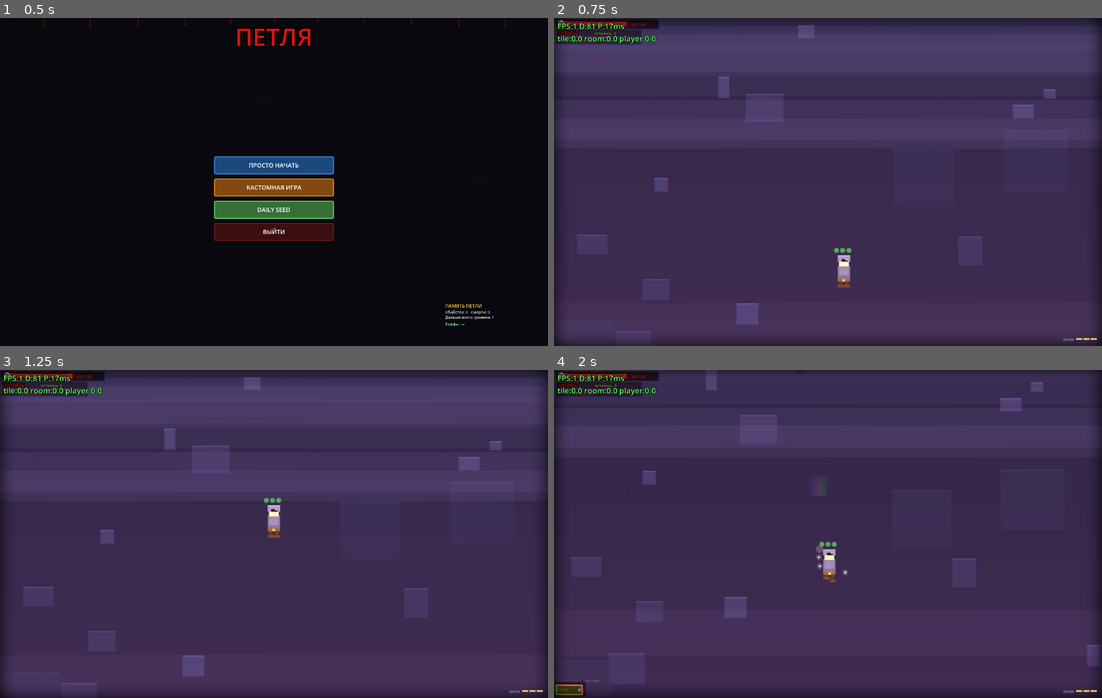
Above: before the commit, frames 1-4 (two rows, left to right).
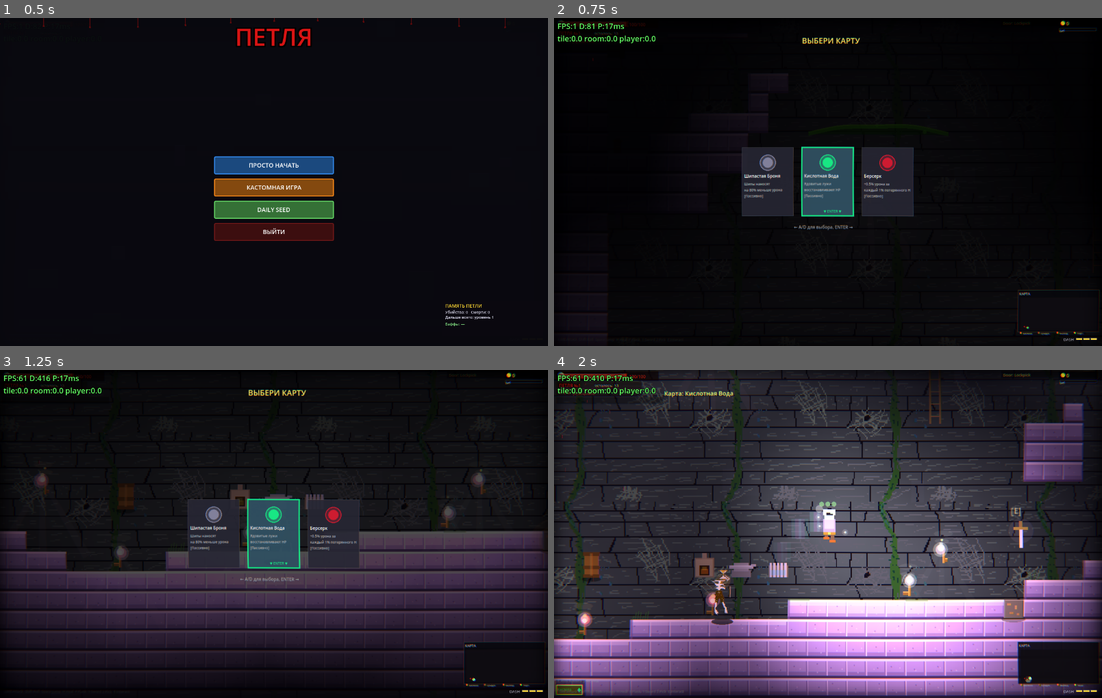
Above: after the commit, the same moments.

Repository: volcraft44/petlya-game
Game: Godot game, scene res://scenes/main.tscn
The game is run twice, just before and just after one commit, with the same random seed, the same clock (stepped at 60 frames per second) and the same inputs.
Inputs (mouse positions are in pixels of both pictures, inside the frame that each line leads up to):
- Up to frame 1 (0.5 s): no input
- Up to frame 2 (0.75 s): click "ПРОСТО НАЧАТЬ" at 0.5 s
- Up to frame 3 (1.25 s): no input
- Up to frame 4 (2 s): tap Enter (ui_accept) at 1.25 s; move the mouse to (948, 517) at 1.27 s; hold D (move_right) from 1.28 s (still down); tap E (interact) at 1.35 s; click (948, 517) at 1.42 s; tap Space (jump) at 1.52, 1.82 s

Frame 1 is identical in both runs. In frame 2, 99% of the frame differs, in the area x 0-100%, y 0-100%; in frame 3, 83%; in frame 4, 82%.
Error before the commit: Parse Error: Cannot infer the type of "gc" variable because the value doesn't have a set type. (res://scripts/room.gd:2386)

Commit message:
Fix room.gd parse errors (fell into void); robust player spawn
The previous build shipped room.gd with type-inference parse errors that a
stale .gdc cache had hidden during checks. room.gd failed to load at runtime,
so no floor/room was built and the player fell into the void on spawn.

- Type the Variant values from dict.get / pp.* and the untyped-array loop var
  as float/int so room.gd compiles (acid puddle + _find_clear_floor).
- Add room.get_player_spawn(): snaps the player to a guaranteed solid floor
  cell with headroom, searching neighbouring columns, used at level start and
  by the fall-through safety teleport — so a bad start column can't drop you.

Co-Authored-By: Claude Opus 4.8 <noreply@anthropic.com>

Diff:
--- a/scripts/main.gd
+++ b/scripts/main.gd
@@ -710,11 +710,12 @@
 			start_cave = cave
 			break
 	if start_cave:
-		player.position = Vector2(start_cave.x, start_cave.floor_y - 10)
+		# Снапим к гарантированно твёрдому полу, чтобы не провалиться в пустоту.
+		player.position = current_room.get_player_spawn()
 		print("START: player at ", player.position, " floor_y=", start_cave.floor_y)
 	else:
-		player.position = Vector2(100, current_room.floor_y - 10)
-		print("NO START CAVE! floor_y=", current_room.floor_y, " caves=", current_room.caves.size())
+		player.position = current_room.get_player_spawn()
+		print("NO START CAVE! using safe spawn ", player.position)
 	player.velocity = Vector2.ZERO
 	# Snap camera to player immediately (no smoothing delay)
 	camera.global_position = player.position
@@ -1376,18 +1377,10 @@
 	if player and is_instance_valid(player):
 		hud.update_progression(player.char_level, player.xp, player.xp_needed)
 
-	# Safety: if player falls below map, teleport back to start
+	# Safety: if player falls below map, teleport back to a safe solid floor
 	if player and is_instance_valid(player) and not player.is_dead:
 		if player.position.y > current_room.room_height + 100:
-			var start_cave = null
-			for cave in current_room.caves:
-				if cave.type == "start":
-					start_cave = cave
-					break
-			if start_cave:
-				player.position = Vector2(start_cave.x, start_cave.floor_y - 10)
-			else:
-				player.position = Vector2(60, current_room.floor_y - 10)
+			player.position = current_room.get_player_spawn()
 			player.velocity = Vector2.ZERO
 
 func _pause_nav(dir: int):
--- a/scripts/room.gd
+++ b/scripts/room.gd
@@ -2370,6 +2370,22 @@
 	# Пол не найден (сквозная шахта) — ставим на нижний ряд
 	return float(grid_rows - 1) * tile_size
 
+func get_player_spawn() -> Vector2:
+	# Гарантированно безопасная точка появления игрока: РОВНЫЙ пол со
+	# свободным местом в стартовой пещере. Если по какой-то причине пол в
+	# колонке отсутствует — берём реальный пол через _floor_y_in_column.
+	var sc = null
+	for cave in caves:
+		if cave.type == "start":
+			sc = cave
+			break
+	var hint_x: float = sc.x if sc else float(int(grid_cols / 2) * tile_size)
+	var hint_y: float = sc.floor_y if sc else floor_y
+	var fpos := _find_clear_floor(hint_x, hint_y, 2)
+	if fpos.x != INF:
+		return Vector2(fpos.x, fpos.y - 10)
+	return Vector2(hint_x, _floor_y_in_column(hint_x, hint_y) - 10)
+
 func _find_clear_floor(px: float, py_hint: float, headroom: int = 2) -> Vector2:
 	# Ищет место НА ПОЛУ со свободным пространством над головой, чтобы дверь/
 	# монстр не оказались замурованы в стене. Перебирает колонку px и соседние
@@ -2383,7 +2399,7 @@
 		for sgn in [0, 1, -1]:
 			if off == 0 and sgn != 0:
 				continue
-			var gc := gc0 + sgn * off
+			var gc: int = gc0 + sgn * off
 			if gc < 1 or gc >= grid_cols - 1:
 				continue
 			# Из подсказки выходим вверх из стены, затем спускаемся до пола.
@@ -4644,10 +4660,10 @@
 				var t = fmod(Time.get_ticks_msec() * 0.003, 1.0)
 				draw_circle(Vector2(drip_x, py + 3 + t * 10), 1.5, Color(0.2, 0.85, 0.1, 1.0 - t))
 		# Poison pool — big puddle
-		var pool_x = pp.pool_x
-		var pool_y = pp.pool_y
-		var pool_w = pp.pool_w
-		var pool_h = pp.get("pool_h", 8.0)
+		var pool_x: float = pp.pool_x
+		var pool_y: float = pp.pool_y
+		var pool_w: float = pp.pool_w
+		var pool_h: float = pp.get("pool_h", 8.0)
 		# Кислота рисуется как РАЗЛИТАЯ ЛУЖА (органическая форма на полу),
 		# а не как прямоугольная полоса. Верхняя кромка волнистая и сходит на
 		# нет к краям — будто кислота растеклась по поверхности.
@@ -4675,12 +4691,12 @@
 			draw_line(top_pts[i], top_pts[i + 1], Color(0.45, 0.95, 0.18, 0.45), 1.0)
 		# Пузыри поднимаются из центра лужи
 		for bi in 5:
-			var t2 := 0.15 + 0.17 * bi
-			var bx = pool_x + pool_w * t2
-			var by = pool_y - 1
-			var bubble_t = fmod(Time.get_ticks_msec() * 0.002 + bi * 0.7, 2.0)
+			var t2: float = 0.15 + 0.17 * bi
+			var bx: float = pool_x + pool_w * t2
+			var by: float = pool_y - 1.0
+			var bubble_t: float = fmod(Time.get_ticks_msec() * 0.002 + bi * 0.7, 2.0)
 			if bubble_t < 1.0:
-				var rise := bubble_t * pool_h * sin(t2 * PI)
+				var rise: float = bubble_t * pool_h * sin(t2 * PI)
 				draw_circle(Vector2(bx, by - rise), 1.6 - bubble_t * 0.6, Color(0.3, 0.9, 0.1, 0.5 - bubble_t * 0.3))
 
 	# Pressure plates
